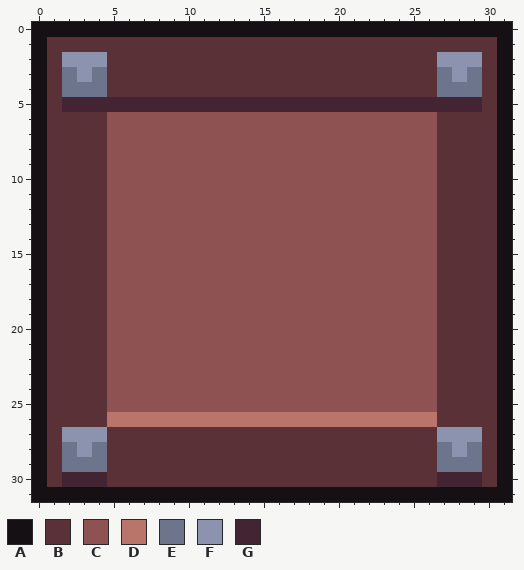
Pixel-art sprite: Assets/Sprites/UI/panel.png. Above is the file before it was changed.
The file is 32x32 pixels.
Palette (. is transparent): A #141013  B #5b3138  C #8e5252  D #ba756a  E #6d758d  F #8b93af  G #422433
Pixels before, first column x 0:
 0 AAAAAAAAAAAAAAAAAAAAAAAAAAAAAAAA
 1 ABBBBBBBBBBBBBBBBBBBBBBBBBBBBBBA
 2 ABFFFBBBBBBBBBBBBBBBBBBBBBBFFFBA
 3 ABEFEBBBBBBBBBBBBBBBBBBBBBBEFEBA
 4 ABEEEBBBBBBBBBBBBBBBBBBBBBBEEEBA
 5 ABGGGGGGGGGGGGGGGGGGGGGGGGGGGGBA
 6 ABBBBCCCCCCCCCCCCCCCCCCCCCCBBBBA
 7 ABBBBCCCCCCCCCCCCCCCCCCCCCCBBBBA
 8 ABBBBCCCCCCCCCCCCCCCCCCCCCCBBBBA
 9 ABBBBCCCCCCCCCCCCCCCCCCCCCCBBBBA
10 ABBBBCCCCCCCCCCCCCCCCCCCCCCBBBBA
11 ABBBBCCCCCCCCCCCCCCCCCCCCCCBBBBA
12 ABBBBCCCCCCCCCCCCCCCCCCCCCCBBBBA
13 ABBBBCCCCCCCCCCCCCCCCCCCCCCBBBBA
14 ABBBBCCCCCCCCCCCCCCCCCCCCCCBBBBA
15 ABBBBCCCCCCCCCCCCCCCCCCCCCCBBBBA
16 ABBBBCCCCCCCCCCCCCCCCCCCCCCBBBBA
17 ABBBBCCCCCCCCCCCCCCCCCCCCCCBBBBA
18 ABBBBCCCCCCCCCCCCCCCCCCCCCCBBBBA
19 ABBBBCCCCCCCCCCCCCCCCCCCCCCBBBBA
20 ABBBBCCCCCCCCCCCCCCCCCCCCCCBBBBA
21 ABBBBCCCCCCCCCCCCCCCCCCCCCCBBBBA
22 ABBBBCCCCCCCCCCCCCCCCCCCCCCBBBBA
23 ABBBBCCCCCCCCCCCCCCCCCCCCCCBBBBA
24 ABBBBCCCCCCCCCCCCCCCCCCCCCCBBBBA
25 ABBBBCCCCCCCCCCCCCCCCCCCCCCBBBBA
26 ABBBBDDDDDDDDDDDDDDDDDDDDDDBBBBA
27 ABFFFBBBBBBBBBBBBBBBBBBBBBBFFFBA
28 ABEFEBBBBBBBBBBBBBBBBBBBBBBEFEBA
29 ABEEEBBBBBBBBBBBBBBBBBBBBBBEEEBA
30 ABGGGBBBBBBBBBBBBBBBBBBBBBBGGGBA
31 AAAAAAAAAAAAAAAAAAAAAAAAAAAAAAAA
After the commit:
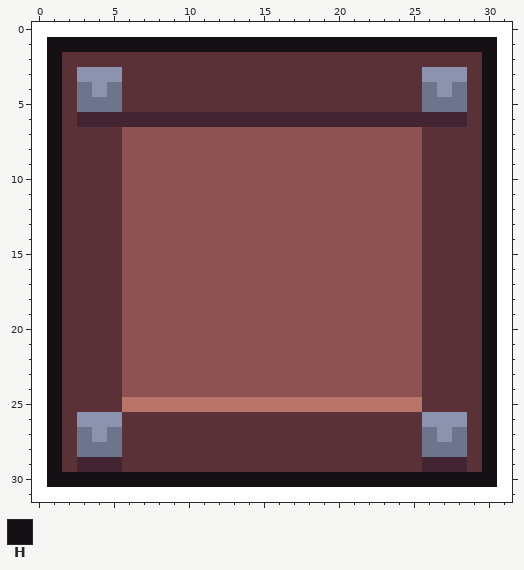
Colours new in this view: H #141013
The exact change:
Colour A changes from #141013 to #ffffff.
Colour B replaces colour C in rows 7 to 25 at x 5 and 26.
Colour B replaces colour D in row 26 at x 6 to 25.
Colour B replaces colour E in rows 3 to 4 at x 2 and 29; in rows 28 to 29 at x 2 and 29.
Colour B replaces colour F in row 2 at x 2 to 4 and 27 to 29; in row 27 at x 2 and 29.
Colour B replaces colour G in row 5 at x 2, 6 to 25 and 29.
Colour D replaces colour C in row 25 at x 6 to 25.
Colour E replaces colour B in row 4 at x 5 and 26; in rows 27 to 28 at x 5 and 26.
Colour E replaces colour F in rows 27 to 28 at x 3 and 28.
Colour E replaces colour G in row 5 at x 3 to 5 and 26 to 28.
Colour F replaces colour B in row 3 at x 5 and 26; in row 26 at x 3 to 4 and 27 to 28.
Colour F replaces colour D in row 26 at x 5 and 26.
Colour F replaces colour E in rows 3 to 4 at x 4 and 27.
Colour G replaces colour B in row 6 at x 3 to 4 and 27 to 28; in row 29 at x 5 and 26.
Colour G replaces colour C in row 6 at x 5 to 26.
Colour G replaces colour E in row 29 at x 3 to 4 and 27 to 28.
Colour H replaces colour B in row 1 at x 1 to 30; in rows 2 to 29 at x 1 and 30; in row 30 at x 1, 5 to 26 and 30.
Colour H replaces colour G in row 30 at x 2 to 4 and 27 to 29.
Where, in picture pixels (left, top, right, bottom), the same in both pictures:
changed: (32, 22, 512, 502)
